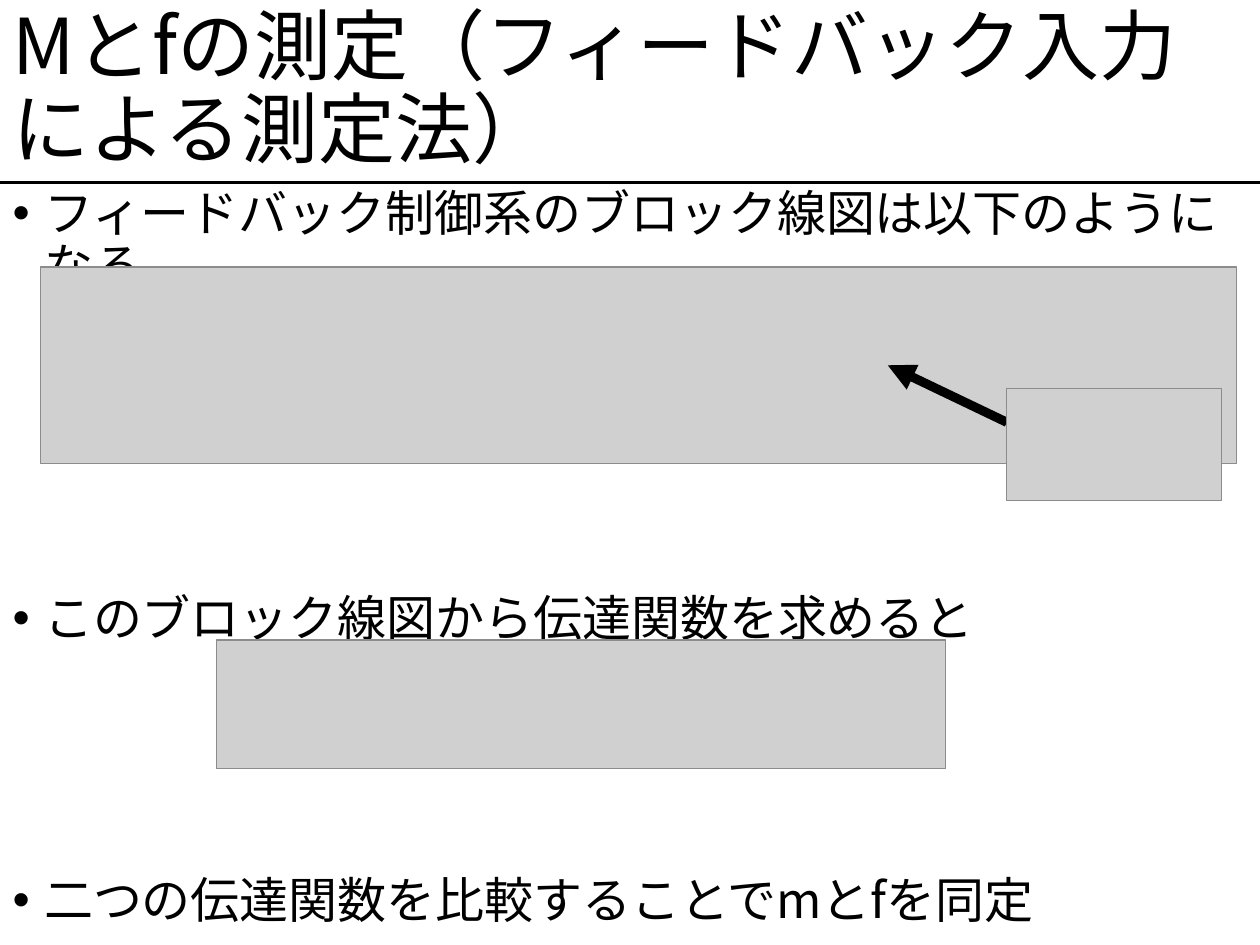
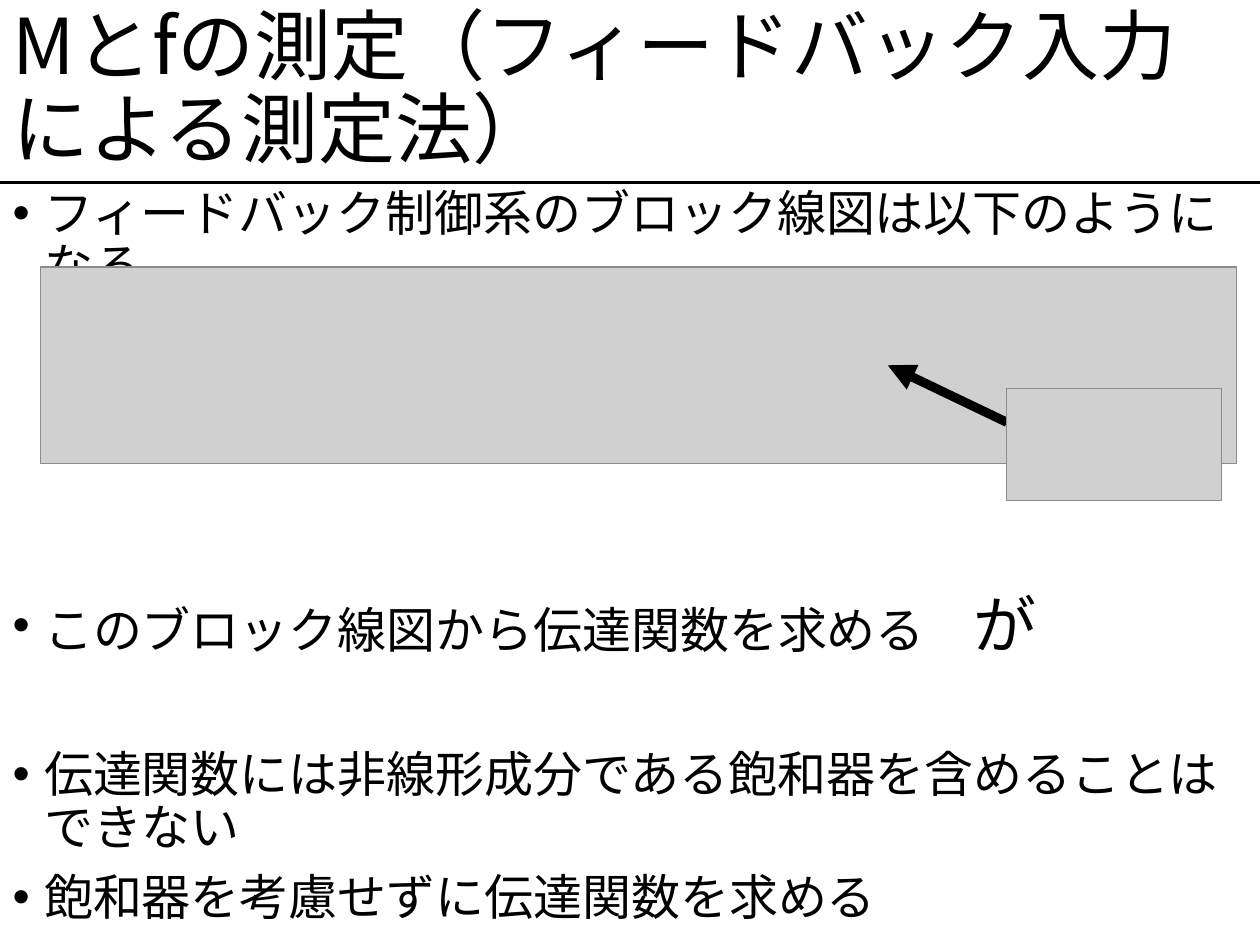
Before and after one commit to rywyr/PTEX, a slide deck: slide 16 of PTEX/gazo/pendulum_prezen.pptx (slide 15 before the commit). Drawn at 1260x945 pixels with LibreOffice and Linux fonts; fonts in the diff are those of the drawing; grey boxes stand for pictures. Boxes give left, top, right and bottom in pixels: in the first picture for what was removed or moved away, otherwise in the second. Text is boxed around its words. In the diff, an @@ line names an element or a change of style, - is before the commit and + after.

```diff
--- a/PTEX/gazo/pendulum_prezen.pptx
+++ b/PTEX/gazo/pendulum_prezen.pptx
@@ text at <box>44,595,1218,919</box>: text changed @@
-• このブロック線図から伝達関数を求めると
-• 二つの伝達関数を比較することでmとfを同定
+• このブロック線図から伝達関数を求める が
+• 伝達関数には非線形成分である飽和器を含めることはできない
+• 飽和器を考慮せずに伝達関数を求める
@@ picture removed at <box>217,640,946,769</box> @@
```
Also in this commit, not shown: 19 other slides changed, 8 slides added, 2 other files.
